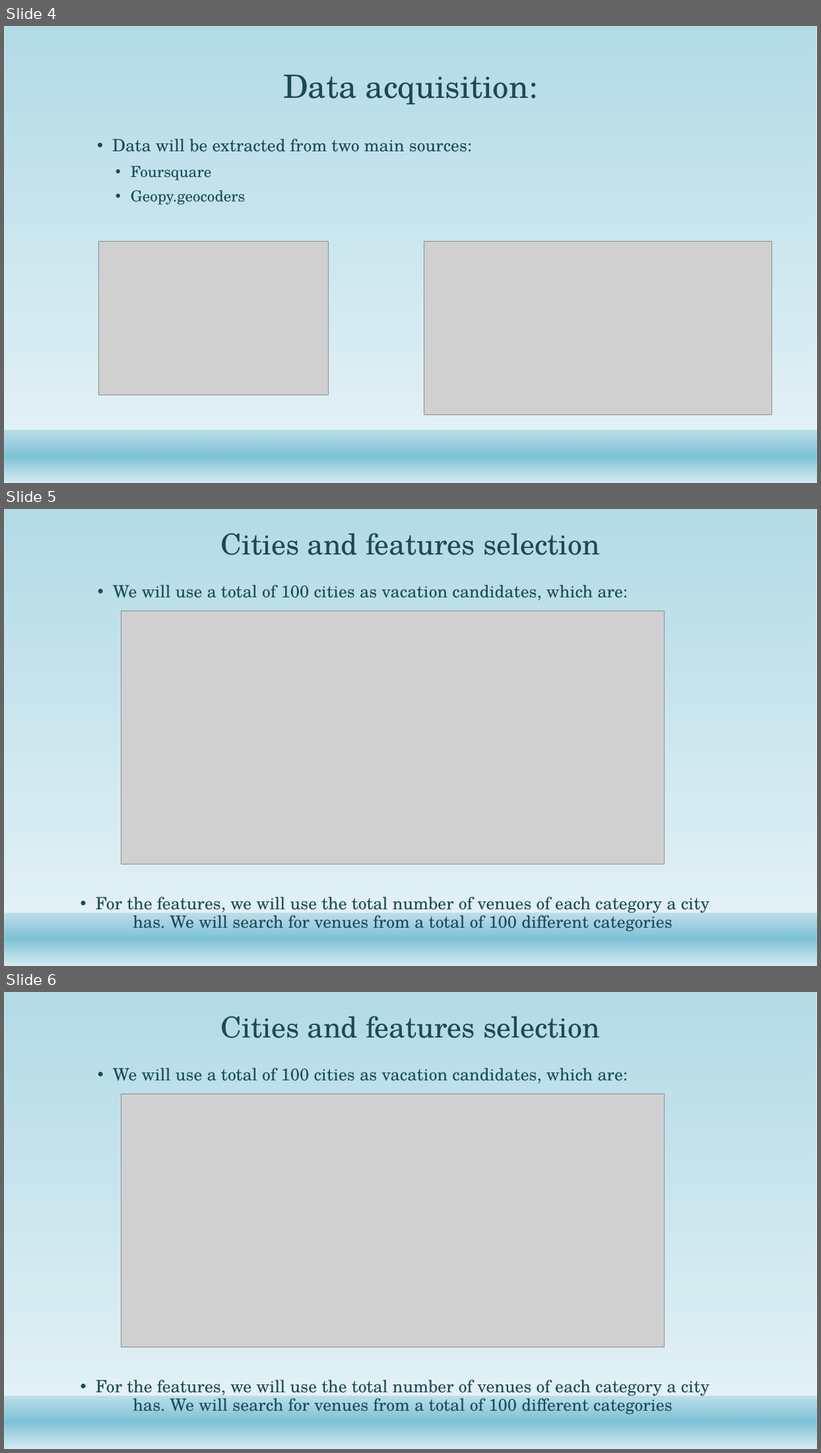
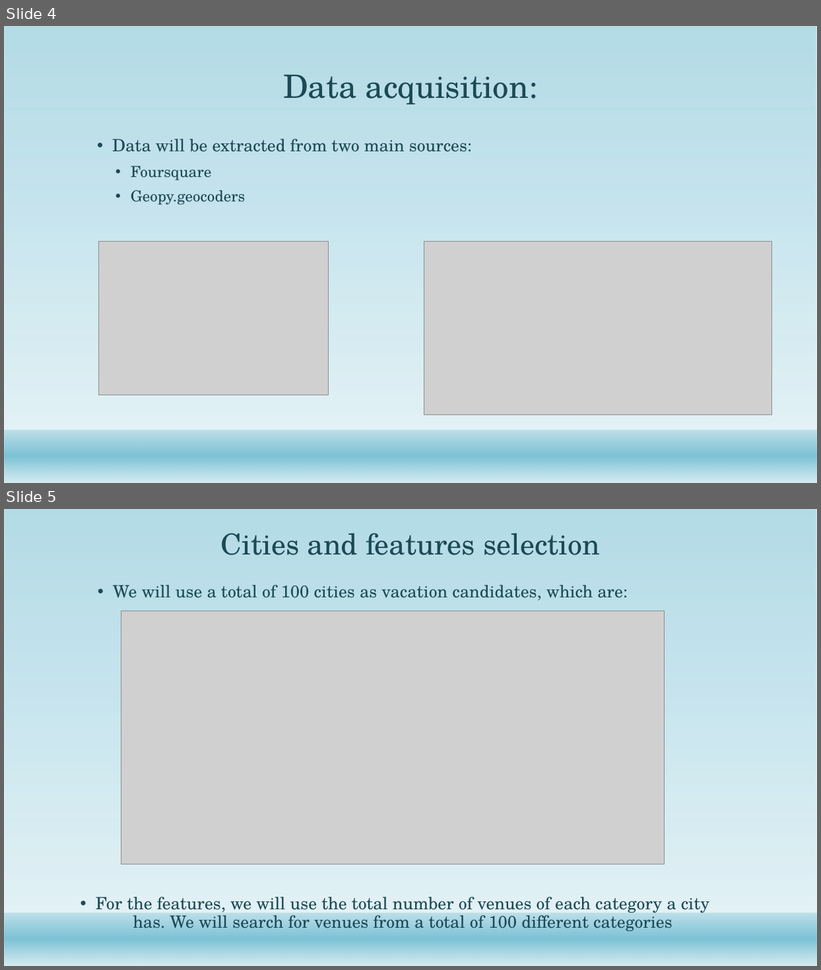
Before and after one commit to SergiBago/Coursera_Capstone_IBM, a slide deck: Where to go on vacation.pptx. Shown one above the other, each under a label of ours: slides 4, 5 and 6 before the commit, slides 4 and 5 after it. The pictures are 821x1453 and 821x970 pixels, drawn with LibreOffice and Linux fonts; fonts in the diff are those of the drawing; grey boxes stand for pictures; background and template pictures are left out. Boxes give left, top, right and bottom in pixels: in the first picture for what was removed or moved away, otherwise in the second. Text is boxed around its words. In the diff, an @@ line names an element or a change of style, - is before the commit and + after.

```diff
--- a/Where to go on vacation.pptx
+++ b/Where to go on vacation.pptx
@@ slide 5 removed at <box>4,509,817,966</box>, background #FFFFFF; not listed: 2 template elements that a slide beside it also shows @@
@@ title removed at <box>221,533,600,555</box> @@
-Cities and features selection
@@ text removed at <box>113,585,628,601</box> @@
-• We will use a total of 100 cities as vacation candidates, which are:
@@ picture removed at <box>121,611,665,865</box> @@
@@ text removed at <box>96,897,710,931</box> @@
-• For the features, we will use the total number of venues of each category a city has. We will search for venues from a total of 100 different categories
@@ what was slide 6 is now slide 5 @@
```
Also in this commit, not shown: 1 other slide removed, 2 other files.
